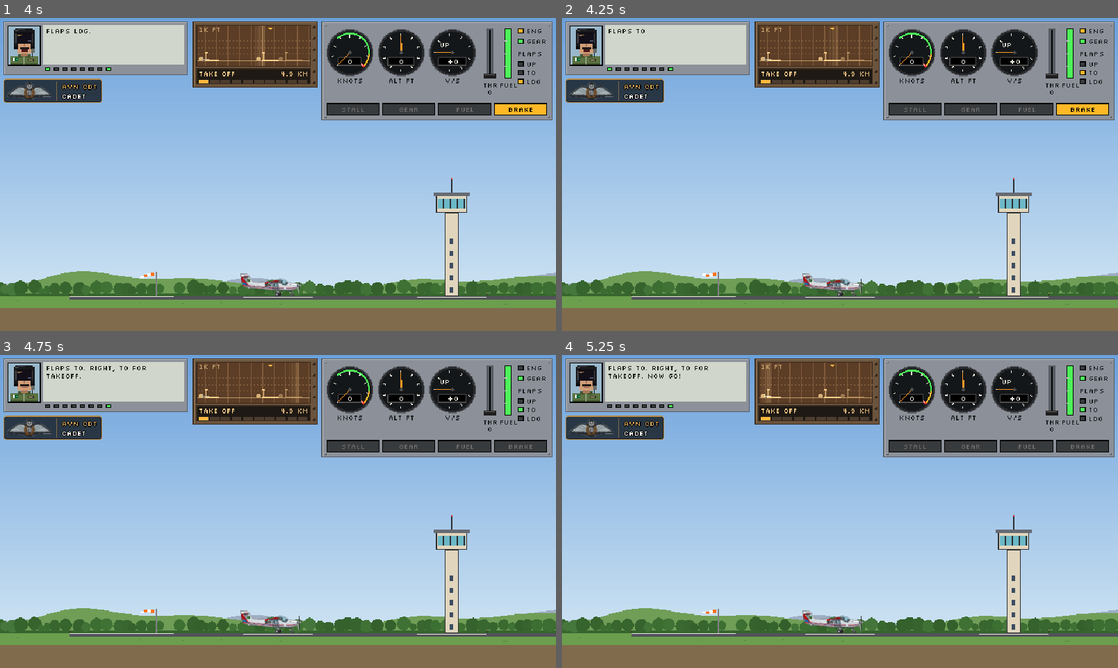
Above: before the commit, frames 1-4 (two rows, left to right).
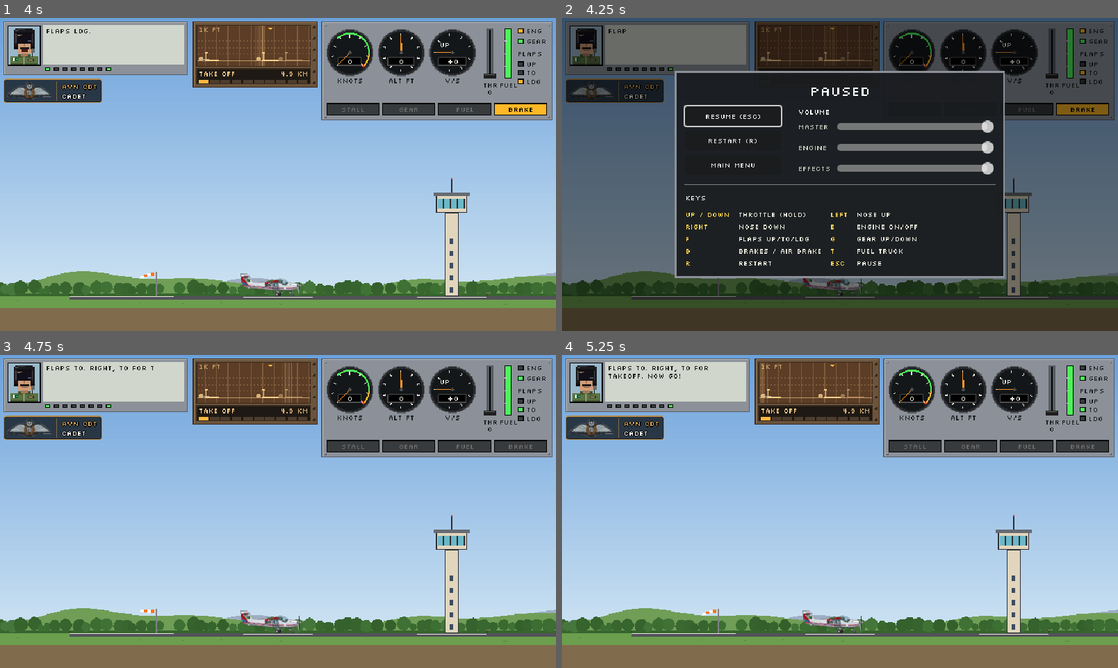
Above: after the commit, the same moments.

Repository: reachrazamair/Shaheen
Game: Godot game, scene res://scenes/main.tscn
The game is run twice, just before and just after one commit, with the same random seed, the same clock (stepped at 60 frames per second) and the same inputs. This scene is started directly instead of the project's main scene.
Inputs (mouse positions are in pixels of both pictures, inside the frame that each line leads up to):
- Up to frame 1 (4 s): tap Enter (ui_accept) at 0.5 s; hold E (engine_toggle) 0.53-1.28 s; hold Left (pitch_up) 0.53-2.03 s; tap F (flaps_cycle) at 0.77, 1.07, 1.52, 1.82, 3.02, 3.32, 3.77 s; tap G (gear_toggle) at 1.35 s; hold T (refuel) 2.03-2.78 s; hold B (brake) from 2.03 s (still down); tap E (engine_toggle) at 2.85 s; hold G (gear_toggle) from 3.53 s (still down)
- Up to frame 2 (4.25 s): keep holding B (brake); keep holding G (gear_toggle); tap F (flaps_cycle) at 4.07 s; tap Escape (pause) at 4.15 s
- Up to frame 3 (4.75 s): release B (brake) at 4.25 s; release G (gear_toggle) at 4.25 s; click (172, 452) at 4.25 s, where only the run after the commit has a clickable "RESUME (ESC)"
- Up to frame 4 (5.25 s): hold Left (pitch_up) from 5.03 s (still down); tap T (refuel) at 5.1 s

Frame 1 is identical in both runs. In frame 2, 96% of the frame differs, in the area x 0-100%, y 0-100%; in frame 3, 0.2%; in frame 4, 0.2%.

Commit message:
Pause menu with volume sliders and key list (chunk 2.2)
Esc pauses a flight: Resume / Restart / Main menu, Master / Engine /
Effects volume (audio buses, saved to user://settings.cfg), key list.

Co-Authored-By: Claude Opus 5.5 <noreply@anthropic.com>

Diff:
--- /dev/null
+++ b/default_bus_layout.tres
@@ -0,0 +1,15 @@
+[gd_resource type="AudioBusLayout" format=3]
+
+[resource]
+bus/1/name = &"Engine"
+bus/1/solo = false
+bus/1/mute = false
+bus/1/bypass_fx = false
+bus/1/volume_db = 0.0
+bus/1/send = &"Master"
+bus/2/name = &"Effects"
+bus/2/solo = false
+bus/2/mute = false
+bus/2/bypass_fx = false
+bus/2/volume_db = 0.0
+bus/2/send = &"Master"
--- a/scenes/aircraft/aircraft_audio.gd
+++ b/scenes/aircraft/aircraft_audio.gd
@@ -12,7 +12,8 @@
 @export var aircraft: Aircraft
 
 @export_group("Mix (dB)")
-## Added to every sound (later: the volume slider in the options).
+## Added to every sound of the aircraft (a mix trim; players set their own
+## level with the Master / Engine / Effects sliders in the pause menu).
 @export var master_volume_db := 0.0
 ## Rushing air at the aircraft's max speed (grows with speed squared).
 @export var wind_volume_db := -12.0
@@ -56,9 +57,9 @@
 func _ready() -> void:
 	assert(aircraft != null, "AircraftAudio needs the aircraft")
 	var jet := aircraft.data.engine_sound == 1
-	_engine = _loop(SoundSynth.jet_whine() if jet else SoundSynth.piston())
-	_roar = _loop(SoundSynth.roar()) if jet else null
-	_ab = _loop(SoundSynth.afterburner()) if aircraft.data.afterburner_thrust_n > 0.0 else null
+	_engine = _loop(SoundSynth.jet_whine() if jet else SoundSynth.piston(), &"Engine")
+	_roar = _loop(SoundSynth.roar(), &"Engine") if jet else null
+	_ab = _loop(SoundSynth.afterburner(), &"Engine") if aircraft.data.afterburner_thrust_n > 0.0 else null
 	_wind = _loop(SoundSynth.roar())
 	_rumble = _loop(SoundSynth.roar())
 	_horn = _loop(SoundSynth.stall_horn())
@@ -134,8 +135,10 @@
 
 # --- Helpers ---
 
-func _loop(stream: AudioStream) -> AudioStreamPlayer:
+## Engine sounds go to the "Engine" bus, everything else to "Effects".
+func _loop(stream: AudioStream, bus := &"Effects") -> AudioStreamPlayer:
 	var p := _one_shot(stream)
+	p.bus = bus
 	_loops.append(p)
 	_vol[p] = 0.0
 	return p
@@ -144,6 +147,7 @@
 func _one_shot(stream: AudioStream) -> AudioStreamPlayer:
 	var p := AudioStreamPlayer.new()
 	p.stream = stream
+	p.bus = &"Effects"
 	add_child(p)
 	return p
 
--- a/scenes/flight/flight.gd
+++ b/scenes/flight/flight.gd
@@ -61,6 +61,7 @@
 ## Index 0 is the departure.
 var _bases: Array = []
 var _truck: Node2D
+var _pause_menu: PauseMenu
 ## Fuel added by trucks at stopovers (kg) and where.
 var _refuelled_kg := 0.0
 var _refuelled_at: Array[String] = []
@@ -93,6 +94,10 @@
 	var audio := AircraftAudio.new()
 	audio.aircraft = aircraft
 	add_child(audio)
+	_pause_menu = PauseMenu.new()
+	add_child(_pause_menu)
+	_pause_menu.restart_pressed.connect(_retry)
+	_pause_menu.menu_pressed.connect(func() -> void: get_tree().change_scene_to_file(MENU_SCENE))
 	result_screen.retry_pressed.connect(_retry)
 	result_screen.menu_pressed.connect(func() -> void: get_tree().change_scene_to_file(MENU_SCENE))
 	_update_theme()
@@ -377,6 +382,7 @@
 
 func _end(result: Dictionary) -> void:
 	state = State.DONE
+	_pause_menu.enabled = false
 	aircraft.controls_enabled = false
 	hud.flight_over = true
 	flight_finished.emit(result)
--- /dev/null
+++ b/scenes/ui/pause_menu.gd
@@ -0,0 +1,177 @@
+class_name PauseMenu
+extends CanvasLayer
+## Esc during a flight: pauses the game and shows RESUME / RESTART / MENU,
+## volume sliders (Master, Engine, Effects; saved via GameState) and the key
+## list. Esc again (or RESUME) carries on. Added by the flight scene, which
+## sets `enabled` false once the flight is over (the result screen takes over).
+## Runs while the tree is paused (process_mode ALWAYS).
+
+signal restart_pressed
+signal menu_pressed
+
+## Key list shown on the pause screen: [keys, what they do].
+const KEYS := [
+	["UP / DOWN", "THROTTLE (HOLD)"],
+	["LEFT", "NOSE UP"],
+	["RIGHT", "NOSE DOWN"],
+	["E", "ENGINE ON/OFF"],
+	["F", "FLAPS UP/TO/LDG"],
+	["G", "GEAR UP/DOWN"],
+	["B", "BRAKES / AIR BRAKE"],
+	["T", "FUEL TRUCK"],
+	["R", "RESTART"],
+	["ESC", "PAUSE"],
+]
+const LABEL_COLOR := Color(0.75, 0.78, 0.72)
+const TEXT_COLOR := Color(0.9, 0.9, 0.85)
+const KEY_COLOR := Color(1.0, 0.85, 0.3)
+
+## False once the flight has ended: Esc does nothing.
+var enabled := true
+var _resume: Button
+## Short sound played when a slider is let go, so the new level can be heard
+## while everything else is paused.
+var _preview: AudioStreamPlayer
+
+
+func _ready() -> void:
+	layer = 25
+	process_mode = Node.PROCESS_MODE_ALWAYS
+	visible = false
+	_build()
+
+
+func _unhandled_input(event: InputEvent) -> void:
+	if event.is_action_pressed("pause"):
+		if visible:
+			close()
+		elif enabled:
+			open()
+		get_viewport().set_input_as_handled()
+	elif visible and event.is_action_pressed("restart"):
+		_leave(restart_pressed)
+		get_viewport().set_input_as_handled()
+
+
+func open() -> void:
+	get_tree().paused = true
+	visible = true
+	_resume.grab_focus()
+
+
+func close() -> void:
+	GameState.save_settings()
+	visible = false
+	get_tree().paused = false
+
+
+func _leave(sig: Signal) -> void:
+	close()
+	sig.emit()
+
+
+func _build() -> void:
+	var dim := ColorRect.new()
+	dim.color = Color(0, 0, 0, 0.5)
+	dim.set_anchors_preset(Control.PRESET_FULL_RECT)
+	add_child(dim)
+
+	var panel := PanelContainer.new()
+	var style := StyleBoxFlat.new()
+	style.bg_color = Color(0.1, 0.11, 0.12, 0.95)
+	style.border_color = Color(0.55, 0.57, 0.6)
+	style.set_border_width_all(2)
+	style.set_content_margin_all(12)
+	panel.add_theme_stylebox_override("panel", style)
+	panel.custom_minimum_size = Vector2(380, 0)
+	add_child(panel)
+
+	var box := VBoxContainer.new()
+	box.add_theme_constant_override("separation", 8)
+	panel.add_child(box)
+	box.add_child(_label("PAUSED", 16, Color.WHITE, HORIZONTAL_ALIGNMENT_CENTER))
+
+	var top := HBoxContainer.new()
+	top.add_theme_constant_override("separation", 20)
+	box.add_child(top)
+
+	# Buttons.
+	var buttons := VBoxContainer.new()
+	buttons.add_theme_constant_override("separation", 6)
+	_resume = _button("RESUME (ESC)")
+	_resume.pressed.connect(close)
+	var restart := _button("RESTART (R)")
+	restart.pressed.connect(_leave.bind(restart_pressed))
+	var menu := _button("MAIN MENU")
+	menu.pressed.connect(_leave.bind(menu_pressed))
+	for b in [_resume, restart, menu]:
+		buttons.add_child(b)
+	top.add_child(buttons)
+
+	# Volume sliders.
+	var vol := GridContainer.new()
+	vol.columns = 2
+	vol.add_theme_constant_override("h_separation", 8)
+	vol.add_theme_constant_override("v_separation", 8)
+	vol.size_flags_horizontal = Control.SIZE_EXPAND_FILL
+	for bus in GameState.VOLUME_BUSES:
+		vol.add_child(_label(bus.to_upper(), 8, LABEL_COLOR))
+		var s := HSlider.new()
+		s.min_value = 0.0
+		s.max_value = 1.0
+		s.step = 0.05
+		s.value = GameState.volumes[bus]
+		s.custom_minimum_size = Vector2(150, 16)
+		s.size_flags_horizontal = Control.SIZE_EXPAND_FILL
+		s.size_flags_vertical = Control.SIZE_SHRINK_CENTER
+		s.value_changed.connect(func(v: float) -> void: GameState.set_volume(bus, v))
+		s.drag_ended.connect(func(_changed: bool) -> void: _play_preview(bus))
+		vol.add_child(s)
+	var vol_box := VBoxContainer.new()
+	vol_box.size_flags_horizontal = Control.SIZE_EXPAND_FILL
+	vol_box.add_child(_label("VOLUME", 8, Color.WHITE))
+	vol_box.add_child(vol)
+	top.add_child(vol_box)
+
+	box.add_child(HSeparator.new())
+
+	# Keys, two pairs per row.
+	box.add_child(_label("KEYS", 8, Color.WHITE))
+	var keys := GridContainer.new()
+	keys.columns = 4
+	keys.add_theme_constant_override("h_separation", 10)
+	keys.add_theme_constant_override("v_separation", 3)
+	for k in KEYS:
+		keys.add_child(_label(k[0], 8, KEY_COLOR))
+		keys.add_child(_label(k[1], 8, TEXT_COLOR))
+	box.add_child(keys)
+
+	# Centre the panel on the 640x360 screen once it knows its size.
+	panel.resized.connect(func() -> void:
+		panel.position = ((Vector2(640, 360) - panel.size) * 0.5).round())
+
+	_preview = AudioStreamPlayer.new()
+	_preview.stream = SoundSynth.thump()
+	add_child(_preview)
+
+
+func _play_preview(bus: String) -> void:
+	_preview.bus = bus if bus != "Master" else &"Effects"
+	_preview.play()
+
+
+func _label(text: String, font_size: int, color: Color, align := HORIZONTAL_ALIGNMENT_LEFT) -> Label:
+	var l := Label.new()
+	l.text = text
+	l.horizontal_alignment = align
+	l.add_theme_font_size_override("font_size", font_size)
+	l.add_theme_color_override("font_color", color)
+	return l
+
+
+func _button(text: String) -> Button:
+	var b := Button.new()
+	b.text = text
+	b.custom_minimum_size = Vector2(110, 22)
+	b.add_theme_font_size_override("font_size", 8)
+	return b
--- a/scripts/game_state.gd
+++ b/scripts/game_state.gd
@@ -1,8 +1,12 @@
 extends Node
 ## Autoload "GameState": small bits of state that live across scenes
-## (the flight scene is reloaded on retry). Not saved to disk yet.
+## (the flight scene is reloaded on retry). Only the options (volumes) are
+## saved to disk (user://settings.cfg: browser storage on the web).
 
 const MAX_NAME_LENGTH := 16
+const SETTINGS_PATH := "user://settings.cfg"
+## Audio buses with a volume slider (default_bus_layout.tres), in slider order.
+const VOLUME_BUSES := ["Master", "Engine", "Effects"]
 
 ## Aircraft the player can choose on the start screen (in unlock order).
 const AIRCRAFT := [
@@ -29,6 +33,43 @@
 var destination_path: String = DESTINATIONS[0]
 ## Time of day chosen on the start screen.
 var night := false
+## Slider volume per bus, 0..1 (0 = muted).
+var volumes := {"Master": 1.0, "Engine": 1.0, "Effects": 1.0}
+
+
+func _ready() -> void:
+	load_settings()
+
+
+func load_settings() -> void:
+	var cfg := ConfigFile.new()
+	if cfg.load(SETTINGS_PATH) == OK:
+		for bus in VOLUME_BUSES:
+			volumes[bus] = clampf(float(cfg.get_value("audio", bus, volumes[bus])), 0.0, 1.0)
+	for bus in VOLUME_BUSES:
+		_apply_volume(bus)
+
+
+func save_settings() -> void:
+	var cfg := ConfigFile.new()
+	for bus in VOLUME_BUSES:
+		cfg.set_value("audio", bus, volumes[bus])
+	cfg.save(SETTINGS_PATH)
+
+
+## Sets a bus volume (0..1) right away; call save_settings() to keep it.
+func set_volume(bus: String, v: float) -> void:
+	volumes[bus] = clampf(v, 0.0, 1.0)
+	_apply_volume(bus)
+
+
+func _apply_volume(bus: String) -> void:
+	var i := AudioServer.get_bus_index(bus)
+	if i < 0:
+		return
+	var v: float = volumes[bus]
+	AudioServer.set_bus_mute(i, v <= 0.0)
+	AudioServer.set_bus_volume_db(i, linear_to_db(maxf(v, 0.0001)))
 
 
 ## The chosen aircraft's data (rank, etc.).
Not shown, added: scenes/ui/pause_menu.gd.uid
Not shown, changed: docs/ROADMAP.md
Not shown, changed: docs/notes/TECH.md
Not shown, changed: docs/notes/UI.md
